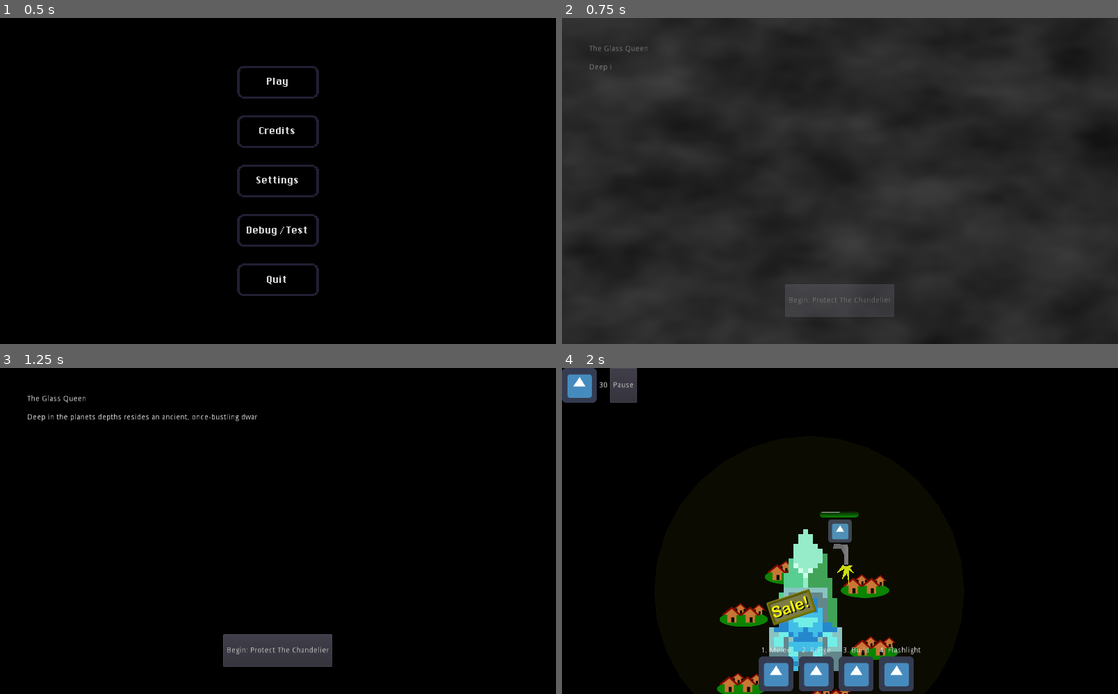
Above: before the commit, frames 1-4 (two rows, left to right).
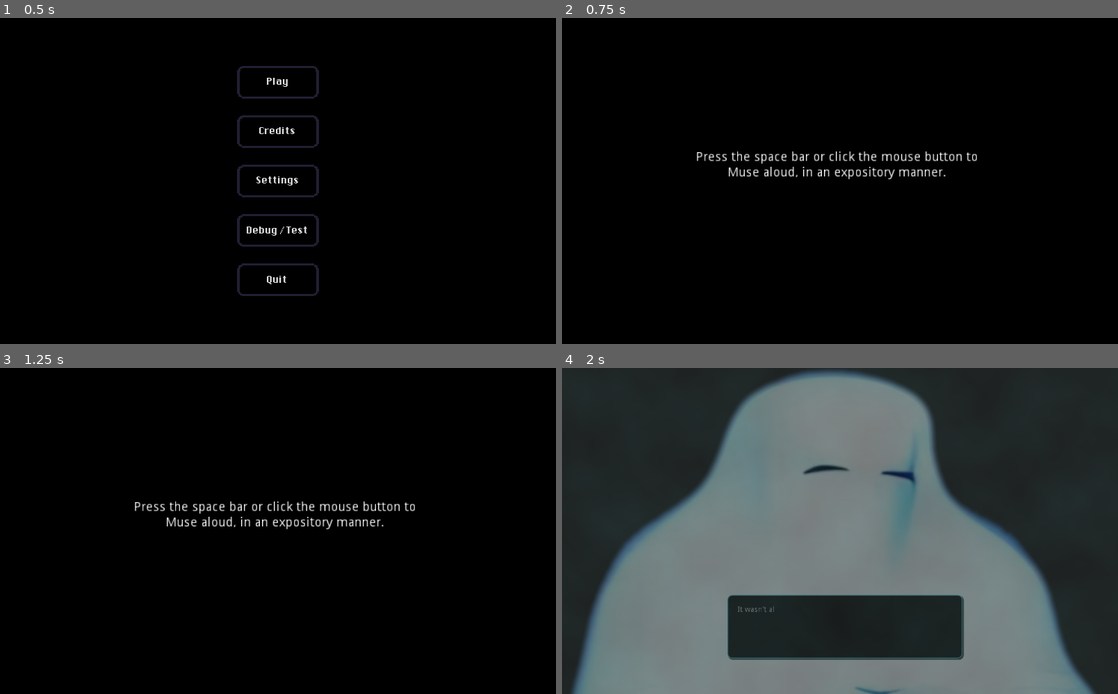
Above: after the commit, the same moments.

Repository: smclaughlan/GWJ52
Game: Godot game, scene res://Main.tscn
The game is run twice, just before and just after one commit, with the same random seed, the same clock (stepped at 60 frames per second) and the same inputs. The engine's default icon, where the game draws it, is replaced by a stand-in: a white triangle on a blue panel in a dark square.
Inputs (mouse positions are in pixels of both pictures, inside the frame that each line leads up to):
- Up to frame 1 (0.5 s): no input
- Up to frame 2 (0.75 s): click "Play" at 0.5 s
- Up to frame 3 (1.25 s): no input
- Up to frame 4 (2 s): click (840, 651) at 1.25 s, where only the run before the commit has a clickable "Begin: Protect The Chandelier"

Frame 1 is identical in both runs. In frame 2, 99% of the frame differs, in the area x 0-100%, y 0-100%; in frame 3, 3.4%; in frame 4, 100%.

Commit message:
Animatic introduction

Diff:
--- /dev/null
+++ b/GodotProject/Cutscenes/Animatics/AnimaticSlide.tscn
@@ -0,0 +1,146 @@
+[gd_scene load_steps=7 format=2]
+
+[ext_resource path="res://_common/Themes/black_panel_styleboxflat.tres" type="StyleBox" id=1]
+[ext_resource path="res://Cutscenes/Animatics/Scene1_Exposition/queen_ghost_bust.png" type="Texture" id=2]
+[ext_resource path="res://Cutscenes/Animatics/animatic_slide.gd" type="Script" id=4]
+
+[sub_resource type="StyleBoxFlat" id=1]
+bg_color = Color( 0, 0, 0, 0.501961 )
+border_width_left = 2
+border_width_top = 2
+border_width_right = 2
+border_width_bottom = 2
+border_color = Color( 0.376471, 0.862745, 0.937255, 1 )
+border_blend = true
+corner_radius_top_left = 8
+corner_radius_top_right = 8
+corner_radius_bottom_right = 8
+corner_radius_bottom_left = 8
+expand_margin_left = 16.0
+expand_margin_right = 16.0
+expand_margin_top = 8.0
+expand_margin_bottom = 8.0
+shadow_size = 2
+shadow_offset = Vector2( 2, 2 )
+
+[sub_resource type="Animation" id=4]
+length = 0.001
+tracks/0/type = "value"
+tracks/0/path = NodePath("../SpaceToContinue:visible")
+tracks/0/interp = 1
+tracks/0/loop_wrap = true
+tracks/0/imported = false
+tracks/0/enabled = true
+tracks/0/keys = {
+"times": PoolRealArray( 0 ),
+"transitions": PoolRealArray( 1 ),
+"update": 0,
+"values": [ false ]
+}
+
+[sub_resource type="Animation" id=3]
+resource_name = "RevealText"
+length = 3.0
+tracks/0/type = "value"
+tracks/0/path = NodePath("TextToReveal:percent_visible")
+tracks/0/interp = 1
+tracks/0/loop_wrap = true
+tracks/0/imported = false
+tracks/0/enabled = true
+tracks/0/keys = {
+"times": PoolRealArray( 0.3, 3 ),
+"transitions": PoolRealArray( 1, 1 ),
+"update": 0,
+"values": [ 0.0, 1.0 ]
+}
+tracks/1/type = "value"
+tracks/1/path = NodePath(".:modulate")
+tracks/1/interp = 1
+tracks/1/loop_wrap = true
+tracks/1/imported = false
+tracks/1/enabled = true
+tracks/1/keys = {
+"times": PoolRealArray( 0, 0.3 ),
+"transitions": PoolRealArray( 1, 1 ),
+"update": 0,
+"values": [ Color( 1, 1, 1, 0 ), Color( 1, 1, 1, 1 ) ]
+}
+tracks/2/type = "value"
+tracks/2/path = NodePath(".:visible")
+tracks/2/interp = 1
+tracks/2/loop_wrap = true
+tracks/2/imported = false
+tracks/2/enabled = true
+tracks/2/keys = {
+"times": PoolRealArray( 0 ),
+"transitions": PoolRealArray( 1 ),
+"update": 1,
+"values": [ true ]
+}
+tracks/3/type = "value"
+tracks/3/path = NodePath("../SpaceToContinue:visible")
+tracks/3/interp = 1
+tracks/3/loop_wrap = true
+tracks/3/imported = false
+tracks/3/enabled = true
+tracks/3/keys = {
+"times": PoolRealArray( 0, 2.9 ),
+"transitions": PoolRealArray( 1, 1 ),
+"update": 1,
+"values": [ false, true ]
+}
+
+[node name="AnimaticSlide" type="TextureRect"]
+anchor_right = 1.0
+anchor_bottom = 1.0
+margin_top = 24.0
+mouse_filter = 2
+texture = ExtResource( 2 )
+expand = true
+stretch_mode = 7
+script = ExtResource( 4 )
+text_to_reveal = "It wasn't always this way. I was a great queen once, of a thriving underground empire."
+
+[node name="TextPanel" type="PanelContainer" parent="."]
+modulate = Color( 1, 1, 1, 0 )
+anchor_left = 0.5
+anchor_top = 1.0
+anchor_right = 0.5
+anchor_bottom = 1.0
+margin_left = -191.0
+margin_top = -174.0
+margin_right = 209.0
+margin_bottom = -74.0
+rect_min_size = Vector2( 400, 100 )
+rect_pivot_offset = Vector2( 247, 56 )
+mouse_filter = 2
+custom_styles/panel = SubResource( 1 )
+
+[node name="TextToReveal" type="Label" parent="TextPanel"]
+margin_left = 2.0
+margin_top = 12.0
+margin_right = 398.0
+margin_bottom = 87.0
+rect_min_size = Vector2( 300, 75 )
+autowrap = true
+percent_visible = 0.0
+
+[node name="AnimationPlayer" type="AnimationPlayer" parent="."]
+root_node = NodePath("../TextPanel")
+anims/RESET = SubResource( 4 )
+anims/RevealText = SubResource( 3 )
+
+[node name="SpaceToContinue" type="PanelContainer" parent="."]
+visible = false
+margin_left = 498.0
+margin_top = 520.0
+margin_right = 553.0
+margin_bottom = 534.0
+custom_styles/panel = ExtResource( 1 )
+
+[node name="Label" type="Label" parent="SpaceToContinue"]
+margin_left = 16.0
+margin_top = 8.0
+margin_right = 147.0
+margin_bottom = 22.0
+text = "[ Space to Continue ]"
--- /dev/null
+++ b/GodotProject/Cutscenes/Animatics/Scene1_Exposition/IntroAnimatic.gd
@@ -0,0 +1,58 @@
+extends CanvasLayer
+
+var fog_color = Color(0.05,0.2,0.1,1.0)
+var invisible_fog_color = Color(0.05,0.1,0.2,0.0)
+var fade_duration = 1.5 # seconds to fade out = 1/2 of a complete fade out+in
+onready var tab_container = $Control/TabContainer
+
+export var next_scene: PackedScene
+
+# Called when the node enters the scene tree for the first time.
+func _ready():
+	#$AnimationPlayer.play("intro_exposition")
+	fade_in()
+	tab_container.current_tab = 0
+
+
+func fade_out():
+	$FogFade.visible = true
+	var tween = get_node("Tween")
+	tween.interpolate_property($FogFade, "self_modulate",
+		Color(0.05,0.2,0.1,1.0), Color(0.05,0.2,0.1,0.0), fade_duration,
+		Tween.TRANS_LINEAR, Tween.EASE_IN_OUT)
+	tween.start()
+	yield(tween, "tween_completed")
+
+func fade_in():
+	var tween = get_node("Tween")
+	tween.interpolate_property($FogFade, "self_modulate",
+		fog_color, invisible_fog_color, fade_duration,
+		Tween.TRANS_LINEAR, Tween.EASE_IN_OUT)
+	tween.start()
+	yield(tween, "tween_completed")
+	$FogFade.visible = false
+
+
+func _unhandled_input(_event):
+	if Input.is_action_just_pressed("next_slide"):
+		show_next_slide()
+	if Input.is_action_just_pressed("prev_slide"):
+		show_previous_slide()
+
+func show_previous_slide():
+		fade_out()
+		tab_container.current_tab -= 1
+		if tab_container.current_tab < 0:
+			tab_container.current_tab = 0 # no need to wrap around
+		fade_in()
+
+func show_next_slide():
+	if tab_container.current_tab < tab_container.get_child_count()-1:
+		fade_out()
+		tab_container.current_tab += 1
+		var slide = tab_container.get_current_tab_control()
+		if slide.has_method("start"):
+			slide.start()
+		fade_in()
+	else: # past last slide. Go to the next scene.
+		Global.stage_manager.change_scene(next_scene)
--- /dev/null
+++ b/GodotProject/Cutscenes/Animatics/Scene1_Exposition/IntroAnimatic.tscn
@@ -0,0 +1,114 @@
+[gd_scene load_steps=14 format=2]
+
+[ext_resource path="res://Cutscenes/Animatics/Scene1_Exposition/queen_bust.png" type="Texture" id=1]
+[ext_resource path="res://Cutscenes/Animatics/AnimaticSlide.tscn" type="PackedScene" id=2]
+[ext_resource path="res://Cutscenes/Animatics/Scene1_Exposition/IntroAnimatic.gd" type="Script" id=3]
+[ext_resource path="res://Cutscenes/Animatics/Scene1_Exposition/Empire_concept_copy.jpg" type="Texture" id=4]
+[ext_resource path="res://_common/Music/GODOT_TD-THEME_V2-WIP.wav" type="AudioStream" id=5]
+[ext_resource path="res://Cutscenes/Animatics/Scene1_Exposition/GreatWarPlaceholder.png" type="Texture" id=6]
+[ext_resource path="res://Cutscenes/Animatics/Scene1_Exposition/strife creep.png" type="Texture" id=7]
+[ext_resource path="res://Scenes/Battle/Battle.tscn" type="PackedScene" id=8]
+[ext_resource path="res://Cutscenes/Animatics/Scene1_Exposition/towers placeholder.png" type="Texture" id=9]
+
+[sub_resource type="Animation" id=1]
+resource_name = "intro_exposition"
+
+[sub_resource type="StyleBoxFlat" id=2]
+bg_color = Color( 0, 0, 0, 1 )
+
+[sub_resource type="OpenSimplexNoise" id=3]
+octaves = 4
+period = 128.0
+
+[sub_resource type="NoiseTexture" id=4]
+width = 1024
+height = 600
+noise = SubResource( 3 )
+
+[node name="IntroAnimatic" type="CanvasLayer"]
+follow_viewport_enable = true
+script = ExtResource( 3 )
+next_scene = ExtResource( 8 )
+
+[node name="AnimationPlayer" type="AnimationPlayer" parent="."]
+anims/intro_exposition = SubResource( 1 )
+
+[node name="Control" type="Control" parent="."]
+anchor_right = 1.0
+anchor_bottom = 1.0
+mouse_filter = 2
+
+[node name="TabContainer" type="TabContainer" parent="Control"]
+anchor_right = 1.0
+anchor_bottom = 1.0
+margin_top = -25.0
+mouse_filter = 2
+custom_styles/panel = SubResource( 2 )
+
+[node name="ColorRect" type="ColorRect" parent="Control/TabContainer"]
+anchor_right = 1.0
+anchor_bottom = 1.0
+margin_top = 24.0
+mouse_filter = 2
+color = Color( 0, 0, 0, 1 )
+
+[node name="Label" type="Label" parent="Control/TabContainer/ColorRect"]
+margin_left = 369.0
+margin_top = 250.0
+margin_right = 719.0
+margin_bottom = 325.0
+rect_scale = Vector2( 1.67086, 1.67086 )
+rect_pivot_offset = Vector2( 230, 6 )
+text = "Press the space bar or click the mouse button to Muse aloud, in an expository manner."
+align = 1
+autowrap = true
+
+[node name="Ghost" parent="Control/TabContainer" instance=ExtResource( 2 )]
+visible = false
+
+[node name="Queen" parent="Control/TabContainer" instance=ExtResource( 2 )]
+visible = false
+texture = ExtResource( 1 )
+text_to_reveal = "... an empire of automation. Crystal mines churning around the clock. The automatons freed up our people to pursue Philosophy, Poetry, the Arts. It was a rich culture."
+
+[node name="Empire" parent="Control/TabContainer" instance=ExtResource( 2 )]
+visible = false
+texture = ExtResource( 4 )
+text_to_reveal = "7 long eons ago, we uncovered a well of shadow. Shadow creatures, made of darkness and ichor surged forth. We call them, the Strife."
+
+[node name="Strife" parent="Control/TabContainer" instance=ExtResource( 2 )]
+visible = false
+texture = ExtResource( 7 )
+text_to_reveal = "Their blood is powerful fuel. We used it to power our machines.
+
+But the tide was unyielding.
+
+They consume light. They would consume everything!"
+
+[node name="GreatWar" parent="Control/TabContainer" instance=ExtResource( 2 )]
+visible = false
+texture = ExtResource( 6 )
+text_to_reveal = "My husband sacrificed everything to defeat them. We fought to the very last dwarf. Now, I have nothing. No one.
+
+After 7 long, sleepless eons, shadows bite at the edge of my awareness. They would extinguish my light."
+
+[node name="Towers" parent="Control/TabContainer" instance=ExtResource( 2 )]
+visible = false
+texture = ExtResource( 9 )
+text_to_reveal = "I must build towers to fight back the darkness.
+"
+
+[node name="AudioStreamPlayer" type="AudioStreamPlayer" parent="."]
+stream = ExtResource( 5 )
+autoplay = true
+
+[node name="FogFade" type="TextureRect" parent="."]
+visible = false
+anchor_right = 1.0
+anchor_bottom = 1.0
+mouse_filter = 2
+texture = SubResource( 4 )
+expand = true
+stretch_mode = 6
+
+[node name="Tween" type="Tween" parent="."]
--- /dev/null
+++ b/GodotProject/Cutscenes/Animatics/TextRevealInPanelContainer.gd
@@ -0,0 +1,23 @@
+tool
+extends PanelContainer
+
+export var text : String setget set_label_text
+
+# Called when the node enters the scene tree for the first time.
+func _ready():
+	if not Engine.editor_hint: # running in-game
+		$Label.text = text
+
+func start():
+	$AnimationPlayer.play("RevealText")
+
+
+
+
+func set_label_text(myText):
+	if Engine.editor_hint: # running in godot editor, not in-game
+		$Label.text = myText
+
+
+func _on_AnimationPlayer_animation_finished(_anim_name):
+	pass # Replace with function body.
--- /dev/null
+++ b/GodotProject/Cutscenes/Animatics/TextRevealInPanelContainer.tscn
@@ -0,0 +1,128 @@
+[gd_scene load_steps=5 format=2]
+
+[ext_resource path="res://Cutscenes/Animatics/TextRevealInPanelContainer.gd" type="Script" id=1]
+
+[sub_resource type="StyleBoxFlat" id=1]
+bg_color = Color( 0, 0, 0, 0.501961 )
+border_width_left = 2
+border_width_top = 2
+border_width_right = 2
+border_width_bottom = 2
+border_color = Color( 0.376471, 0.862745, 0.937255, 1 )
+border_blend = true
+corner_radius_top_left = 8
+corner_radius_top_right = 8
+corner_radius_bottom_right = 8
+corner_radius_bottom_left = 8
+expand_margin_left = 16.0
+expand_margin_right = 16.0
+expand_margin_top = 8.0
+expand_margin_bottom = 8.0
+shadow_size = 2
+shadow_offset = Vector2( 2, 2 )
+
+[sub_resource type="Animation" id=2]
+length = 0.001
+tracks/0/type = "value"
+tracks/0/path = NodePath("Label:percent_visible")
+tracks/0/interp = 1
+tracks/0/loop_wrap = true
+tracks/0/imported = false
+tracks/0/enabled = true
+tracks/0/keys = {
+"times": PoolRealArray( 0 ),
+"transitions": PoolRealArray( 1 ),
+"update": 0,
+"values": [ 1.0 ]
+}
+tracks/1/type = "value"
+tracks/1/path = NodePath(".:modulate")
+tracks/1/interp = 1
+tracks/1/loop_wrap = true
+tracks/1/imported = false
+tracks/1/enabled = true
+tracks/1/keys = {
+"times": PoolRealArray( 0 ),
+"transitions": PoolRealArray( 1 ),
+"update": 0,
+"values": [ Color( 1, 1, 1, 1 ) ]
+}
+tracks/2/type = "value"
+tracks/2/path = NodePath(".:visible")
+tracks/2/interp = 1
+tracks/2/loop_wrap = true
+tracks/2/imported = false
+tracks/2/enabled = true
+tracks/2/keys = {
+"times": PoolRealArray( 0 ),
+"transitions": PoolRealArray( 1 ),
+"update": 0,
+"values": [ true ]
+}
+
+[sub_resource type="Animation" id=3]
+resource_name = "RevealText"
+length = 3.0
+tracks/0/type = "value"
+tracks/0/path = NodePath("Label:percent_visible")
+tracks/0/interp = 1
+tracks/0/loop_wrap = true
+tracks/0/imported = false
+tracks/0/enabled = true
+tracks/0/keys = {
+"times": PoolRealArray( 0.3, 3 ),
+"transitions": PoolRealArray( 1, 1 ),
+"update": 0,
+"values": [ 0.0, 1.0 ]
+}
+tracks/1/type = "value"
+tracks/1/path = NodePath(".:modulate")
+tracks/1/interp = 1
+tracks/1/loop_wrap = true
+tracks/1/imported = false
+tracks/1/enabled = true
+tracks/1/keys = {
+"times": PoolRealArray( 0, 0.3 ),
+"transitions": PoolRealArray( 1, 1 ),
+"update": 0,
+"values": [ Color( 1, 1, 1, 0 ), Color( 1, 1, 1, 1 ) ]
+}
+tracks/2/type = "value"
+tracks/2/path = NodePath(".:visible")
+tracks/2/interp = 1
+tracks/2/loop_wrap = true
+tracks/2/imported = false
+tracks/2/enabled = true
+tracks/2/keys = {
+"times": PoolRealArray( 0 ),
+"transitions": PoolRealArray( 1 ),
+"update": 1,
+"values": [ true ]
+}
+
+[node name="TextRevealContainer" type="PanelContainer"]
+anchor_left = 0.5
+anchor_top = 0.8
+anchor_right = 0.5
+anchor_bottom = 0.8
+margin_left = -758.0
+margin_top = -538.0
+margin_right = -254.0
+margin_bottom = -409.0
+rect_pivot_offset = Vector2( 247, 56 )
+custom_styles/panel = SubResource( 1 )
+script = ExtResource( 1 )
+
+[node name="Label" type="Label" parent="."]
+margin_left = 2.0
+margin_top = 27.0
+margin_right = 502.0
+margin_bottom = 102.0
+rect_min_size = Vector2( 300, 75 )
+autowrap = true
+
+[node name="AnimationPlayer" type="AnimationPlayer" parent="."]
+anims/RESET = SubResource( 2 )
+anims/RevealText = SubResource( 3 )
+
+[connection signal="animation_finished" from="AnimationPlayer" to="." method="_on_AnimationPlayer_animation_finished"]
--- /dev/null
+++ b/GodotProject/Cutscenes/Animatics/animatic_slide.gd
@@ -0,0 +1,12 @@
+extends TextureRect
+
+
+
+export (String, MULTILINE) var text_to_reveal : String
+onready var text_label = $TextPanel/TextToReveal
+
+
+
+func start():
+	text_label.text = text_to_reveal
+	$AnimationPlayer.play("RevealText")
--- /dev/null
+++ b/GodotProject/Scenes/Menus/MainMenu.gd
@@ -0,0 +1,16 @@
+extends Control
+
+
+# Declare member variables here. Examples:
+# var a = 2
+# var b = "text"
+
+
+# Called when the node enters the scene tree for the first time.
+func _ready():
+	pass # Replace with function body.
+
+
+# Called every frame. 'delta' is the elapsed time since the previous frame.
+#func _process(delta):
+#	pass
--- a/GodotProject/Scenes/Menus/MainMenu.tscn
+++ b/GodotProject/Scenes/Menus/MainMenu.tscn
@@ -1,23 +1,21 @@
 [gd_scene load_steps=11 format=2]
 
 [ext_resource path="res://_common/GUI/SceneChangeButton.tscn" type="PackedScene" id=1]
-[ext_resource path="res://Cutscenes/IntroScreens/IntroGlassQueen.tscn" type="PackedScene" id=2]
+[ext_resource path="res://Cutscenes/Animatics/Scene1_Exposition/IntroAnimatic.tscn" type="PackedScene" id=2]
 [ext_resource path="res://Cutscenes/EndScreens/Credits.tscn" type="PackedScene" id=3]
 [ext_resource path="res://Scenes/Menus/DebugMenu.tscn" type="PackedScene" id=4]
 [ext_resource path="res://Scenes/Menus/SettingsMenu.tscn" type="PackedScene" id=5]
 [ext_resource path="res://Scenes/Menus/QuitButton.gd" type="Script" id=6]
 [ext_resource path="res://_common/GUI/Button_Icon01.png" type="Texture" id=7]
-[ext_resource path="res://_common/Fonts/DePixelHalbfett.ttf" type="DynamicFontData" id=8]
+[ext_resource path="res://_common/Themes/MainMenuFont.tres" type="DynamicFont" id=8]
 [ext_resource path="res://_common/Music/GODOT_TD-THEME_V2-WIP.wav" type="AudioStream" id=9]
-
-[sub_resource type="DynamicFont" id=1]
-size = 14
-font_data = ExtResource( 8 )
+[ext_resource path="res://Scenes/Menus/MainMenu.gd" type="Script" id=10]
 
 [node name="MainMenu" type="Control"]
 anchor_right = 1.0
 anchor_bottom = 1.0
 mouse_filter = 2
+script = ExtResource( 10 )
 
 [node name="MarginContainer" type="MarginContainer" parent="."]
 anchor_right = 1.0
@@ -52,7 +50,7 @@
 margin_right = 593.0
 margin_bottom = 66.0
 size_flags_horizontal = 6
-custom_fonts/font = SubResource( 1 )
+custom_fonts/font = ExtResource( 8 )
 text = "Play"
 icon = ExtResource( 7 )
 flat = true
@@ -65,7 +63,7 @@
 margin_right = 593.0
 margin_bottom = 157.0
 size_flags_horizontal = 6
-custom_fonts/font = SubResource( 1 )
+custom_fonts/font = ExtResource( 8 )
 text = "Credits"
 icon = ExtResource( 7 )
 flat = true
@@ -78,7 +76,7 @@
 margin_right = 593.0
 margin_bottom = 248.0
 size_flags_horizontal = 6
-custom_fonts/font = SubResource( 1 )
+custom_fonts/font = ExtResource( 8 )
 text = "Settings"
 icon = ExtResource( 7 )
 flat = true
@@ -91,7 +89,7 @@
 margin_right = 593.0
 margin_bottom = 339.0
 size_flags_horizontal = 6
-custom_fonts/font = SubResource( 1 )
+custom_fonts/font = ExtResource( 8 )
 text = "Debug / Test"
 icon = ExtResource( 7 )
 flat = true
@@ -105,7 +103,7 @@
 margin_bottom = 430.0
 rect_min_size = Vector2( 150, 60 )
 size_flags_horizontal = 6
-custom_fonts/font = SubResource( 1 )
+custom_fonts/font = ExtResource( 8 )
 text = "Quit"
 icon = ExtResource( 7 )
 flat = true
--- /dev/null
+++ b/GodotProject/_common/Themes/MainMenuFont.tres
@@ -0,0 +1,7 @@
+[gd_resource type="DynamicFont" load_steps=2 format=2]
+
+[ext_resource path="res://_common/Fonts/DePixelHalbfett.ttf" type="DynamicFontData" id=1]
+
+[resource]
+size = 14
+font_data = ExtResource( 1 )
--- /dev/null
+++ b/GodotProject/_common/Themes/black_panel_styleboxflat.tres
@@ -0,0 +1,20 @@
+[gd_resource type="StyleBoxFlat" format=2]
+
+[resource]
+content_margin_left = 16.0
+content_margin_right = 16.0
+content_margin_top = 8.0
+content_margin_bottom = 8.0
+bg_color = Color( 0, 0, 0, 0.501961 )
+border_width_left = 4
+border_width_top = 4
+border_width_right = 4
+border_width_bottom = 4
+border_color = Color( 0.12549, 0.682353, 0.901961, 1 )
+border_blend = true
+corner_radius_top_left = 8
+corner_radius_top_right = 8
+corner_radius_bottom_right = 8
+corner_radius_bottom_left = 8
+shadow_size = 2
+shadow_offset = Vector2( 2, 2 )
--- a/GodotProject/project.godot
+++ b/GodotProject/project.godot
@@ -150,6 +150,18 @@
 , Object(InputEventKey,"resource_local_to_scene":false,"resource_name":"","device":0,"alt":false,"shift":false,"control":false,"meta":false,"command":false,"pressed":false,"scancode":45,"physical_scancode":0,"unicode":0,"echo":false,"script":null)
  ]
 }
+next_slide={
+"deadzone": 0.5,
+"events": [ Object(InputEventKey,"resource_local_to_scene":false,"resource_name":"","device":0,"alt":false,"shift":false,"control":false,"meta":false,"command":false,"pressed":false,"scancode":32,"physical_scancode":0,"unicode":0,"echo":false,"script":null)
+, Object(InputEventKey,"resource_local_to_scene":false,"resource_name":"","device":0,"alt":false,"shift":false,"control":false,"meta":false,"command":false,"pressed":false,"scancode":16777221,"physical_scancode":0,"unicode":0,"echo":false,"script":null)
+, Object(InputEventMouseButton,"resource_local_to_scene":false,"resource_name":"","device":0,"alt":false,"shift":false,"control":false,"meta":false,"command":false,"button_mask":0,"position":Vector2( 0, 0 ),"global_position":Vector2( 0, 0 ),"factor":1.0,"button_index":1,"pressed":false,"doubleclick":false,"script":null)
+ ]
+}
+prev_slide={
+"deadzone": 0.5,
+"events": [ Object(InputEventKey,"resource_local_to_scene":false,"resource_name":"","device":0,"alt":false,"shift":false,"control":false,"meta":false,"command":false,"pressed":false,"scancode":16777231,"physical_scancode":0,"unicode":0,"echo":false,"script":null)
+ ]
+}
 
 [layer_names]
 
Binary file added: GodotProject/Cutscenes/Animatics/Scene1_Exposition/Empire_concept_copy.jpg
Not shown, added: GodotProject/Cutscenes/Animatics/Scene1_Exposition/Empire_concept_copy.jpg.import
Binary file added: GodotProject/Cutscenes/Animatics/Scene1_Exposition/GreatWarPlaceholder.png
Not shown, added: GodotProject/Cutscenes/Animatics/Scene1_Exposition/GreatWarPlaceholder.png.import
Binary file added: GodotProject/Cutscenes/Animatics/Scene1_Exposition/GreatWarPlaceholder2.png
Not shown, added: GodotProject/Cutscenes/Animatics/Scene1_Exposition/GreatWarPlaceholder2.png.import
Binary file added: GodotProject/Cutscenes/Animatics/Scene1_Exposition/GreatWarPlaceholder3.png
Not shown, added: GodotProject/Cutscenes/Animatics/Scene1_Exposition/GreatWarPlaceholder3.png.import
Binary file added: GodotProject/Cutscenes/Animatics/Scene1_Exposition/queen_bust.png
Not shown, added: GodotProject/Cutscenes/Animatics/Scene1_Exposition/queen_bust.png.import
Binary file added: GodotProject/Cutscenes/Animatics/Scene1_Exposition/queen_ghost_bust.png
Not shown, added: GodotProject/Cutscenes/Animatics/Scene1_Exposition/queen_ghost_bust.png.import
(and 7 more such lines)
